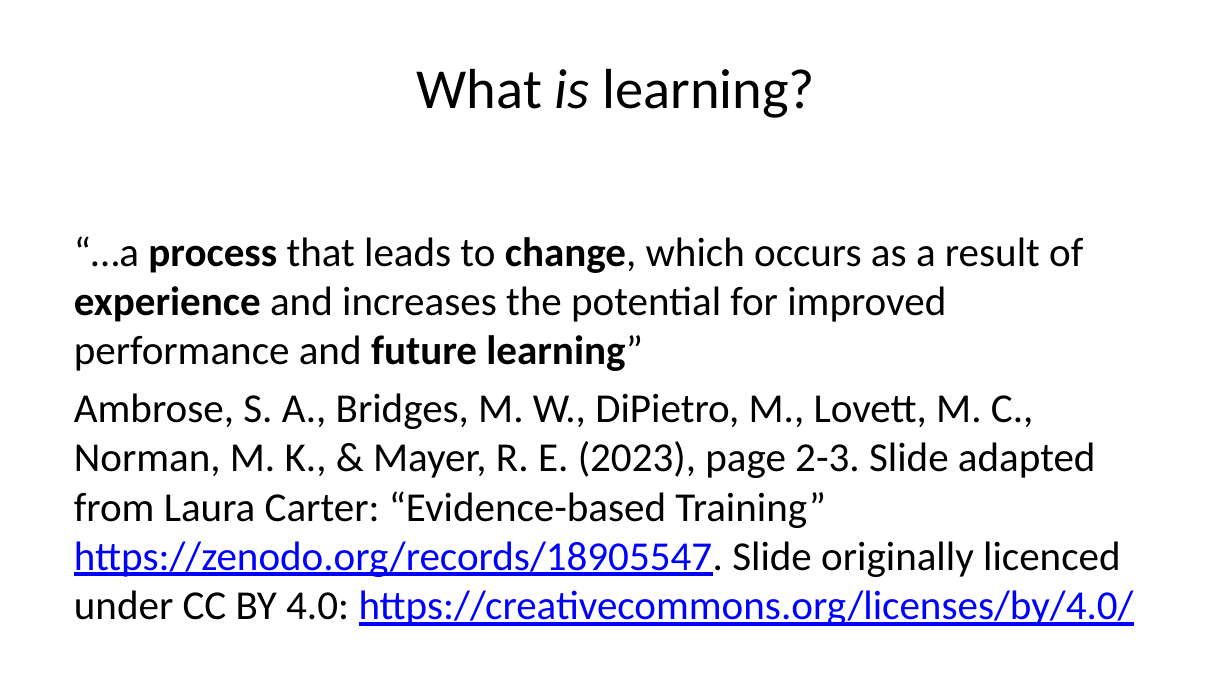
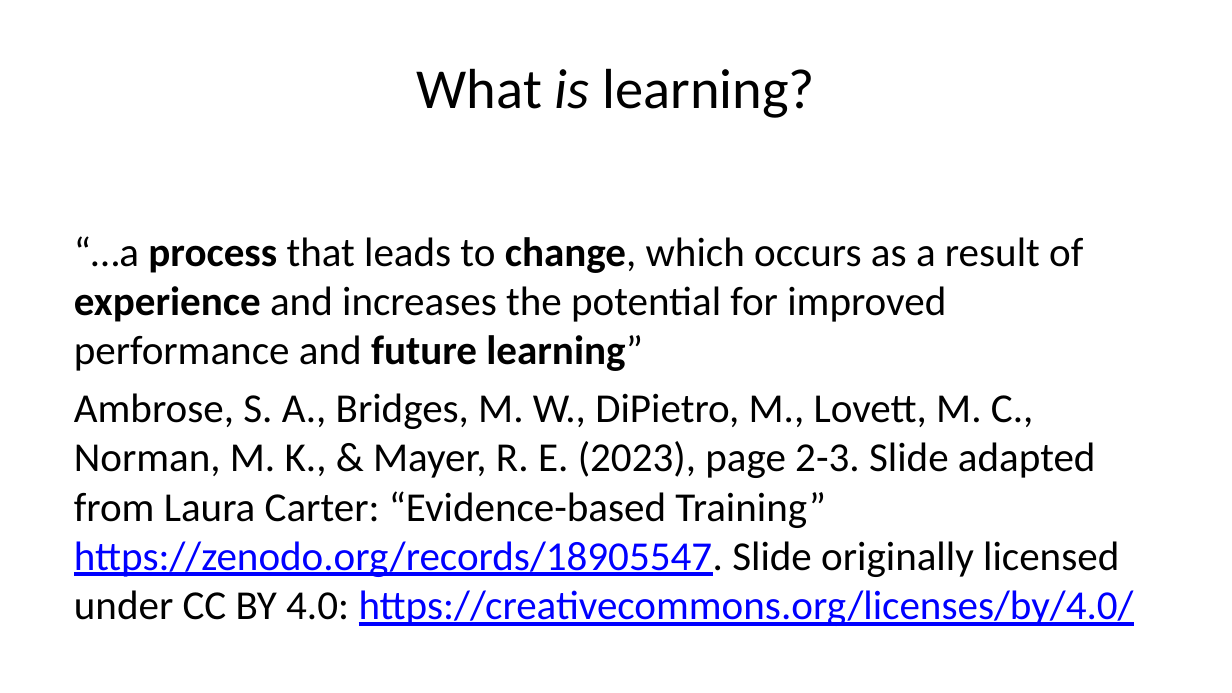
Before and after one commit to lmu-osc/train-the-trainer-student-track-pedagogy, a slide deck: slide 24 of materials/PMM-M1/PMM-M1-S1-Core-Didactic-Principles/PMM-M1-S1-Core-Didactic-Principles-slides.pptx (slide 20 before the commit). Drawn at 1232x693 pixels with LibreOffice and Linux fonts; fonts in the diff are those of the drawing. Boxes give left, top, right and bottom in pixels: in the first picture for what was removed or moved away, otherwise in the second. Text is boxed around its words. In the diff, an @@ line names an element or a change of style, - is before the commit and + after.

```diff
--- a/materials/PMM-M1/PMM-M1-S1-Core-Didactic-Principles/PMM-M1-S1-Core-Didactic-Principles-slides.pptx
+++ b/materials/PMM-M1/PMM-M1-S1-Core-Didactic-Principles/PMM-M1-S1-Core-Didactic-Principles-slides.pptx
@@ text at bbox=[74, 393, 1134, 626]: text changed @@
-Ambrose, S. A., Bridges, M. W., DiPietro, M., Lovett, M. C., Norman, M. K., & Mayer, R. E. (2023), page 2-3. Slide adapted from Laura Carter: “Evidence-based Training” https://zenodo.org/records/18905547. Slide originally licenced under CC BY 4.0: https://creativecommons.org/licenses/by/4.0/
+Ambrose, S. A., Bridges, M. W., DiPietro, M., Lovett, M. C., Norman, M. K., & Mayer, R. E. (2023), page 2-3. Slide adapted from Laura Carter: “Evidence-based Training” https://zenodo.org/records/18905547. Slide originally licensed under CC BY 4.0: https://creativecommons.org/licenses/by/4.0/
```
Also in this commit, not shown: 29 other slides changed, 9 slides added, 48 other files.
